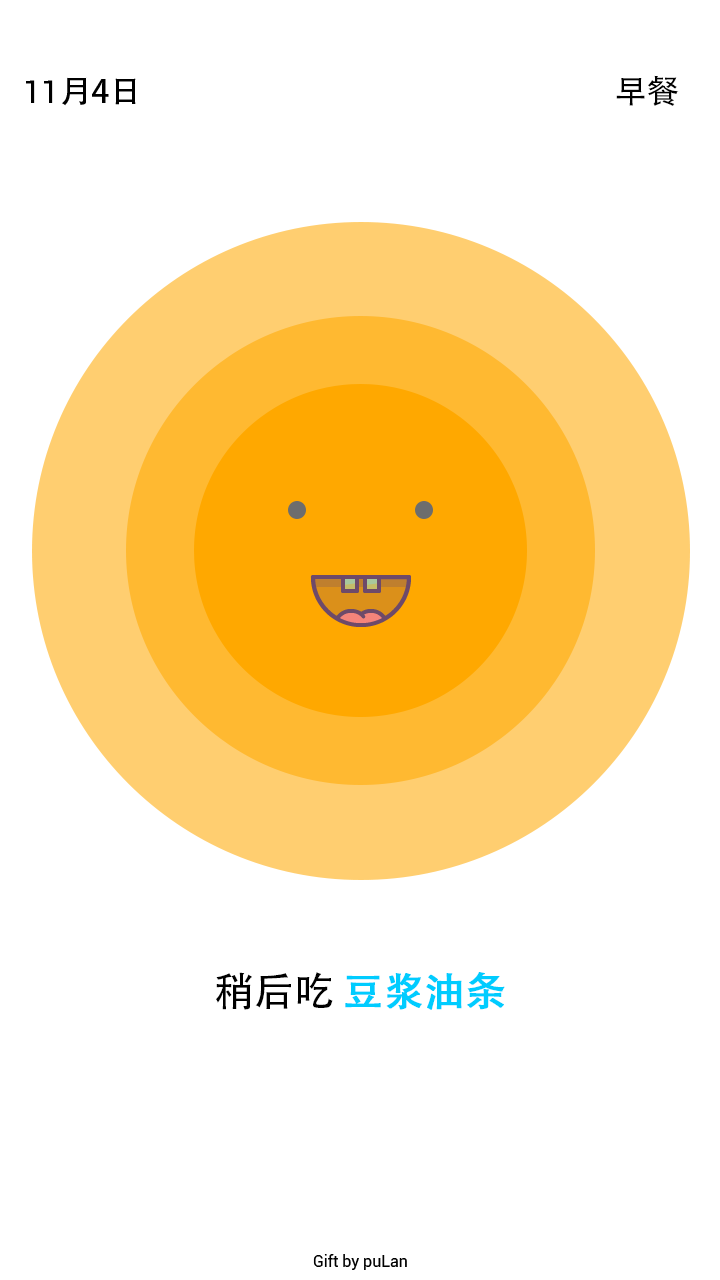
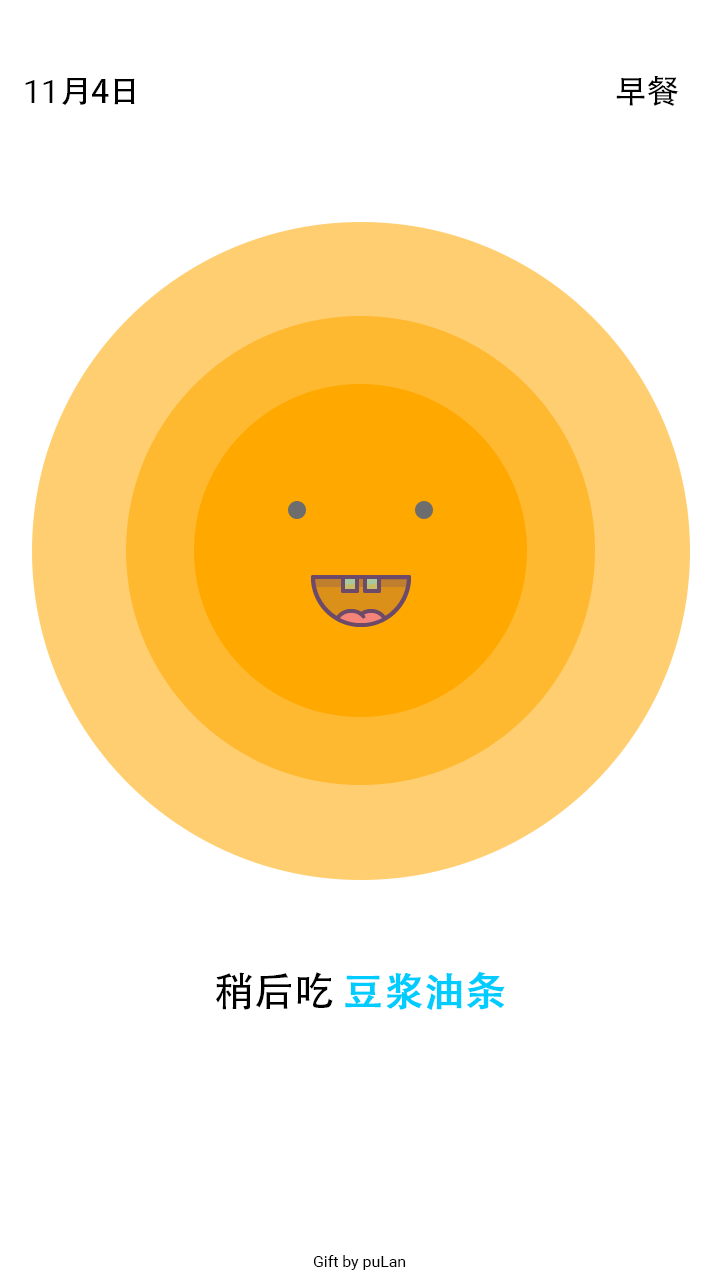
Revision of a layered 720 x 1280 image; what changed, layer by layer:
painted on "Gift by puLan" (1st of 3, in "早餐") over [313, 1254, 407, 1270]
painted on "11月4日" (1st of 3, in "早餐") over [25, 78, 136, 105]
